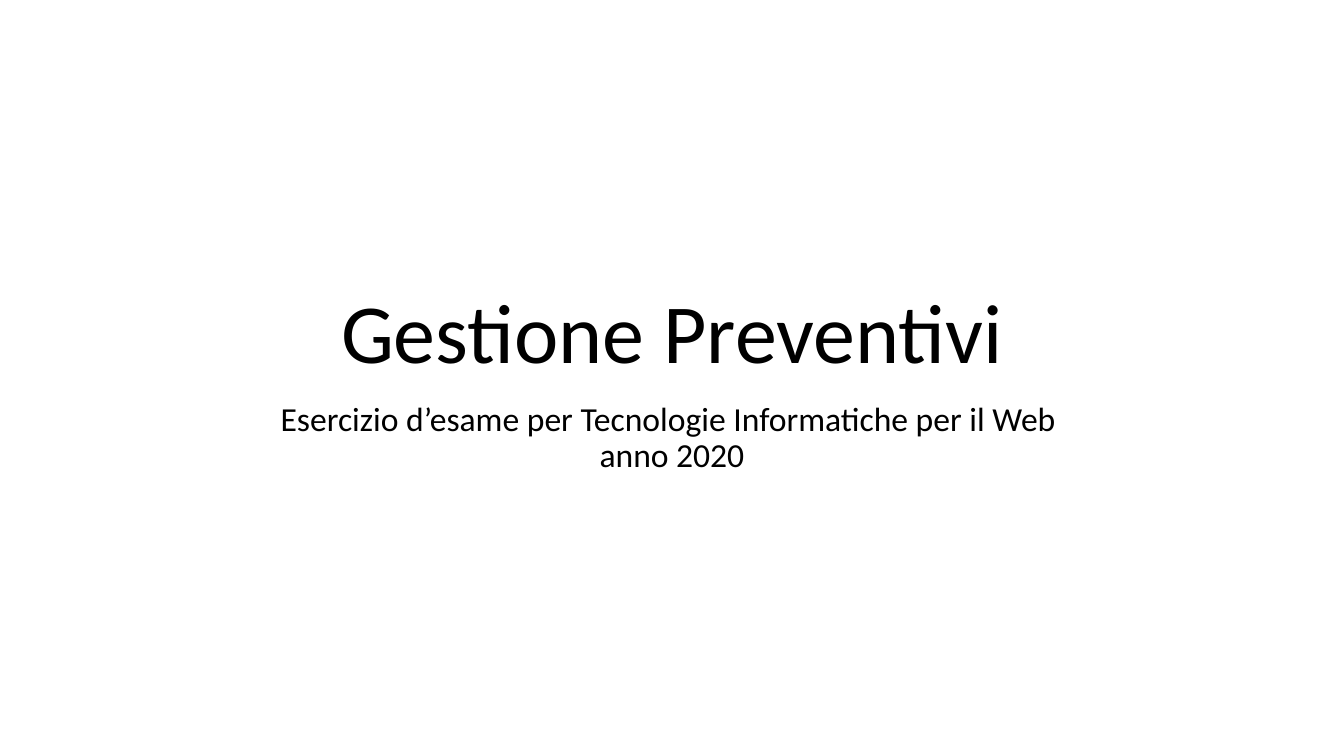
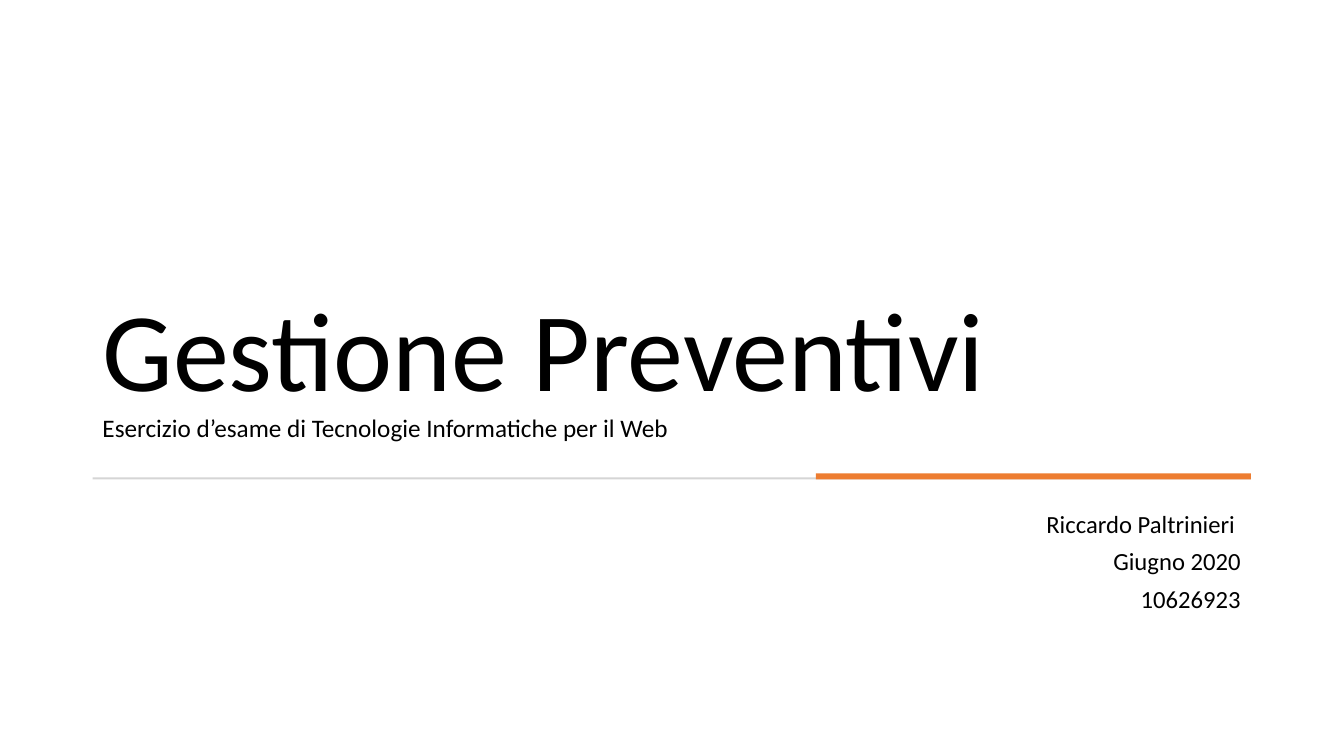
Before and after one commit to riccardopaltrinieri/Quotations-Web-App, a slide deck: slide 1 of Gestione Preventivi.pptx. Drawn at 1344x756 pixels with LibreOffice and Linux fonts; fonts in the diff are those of the drawing. Boxes give left, top, right and bottom in pixels: in the first picture for what was removed or moved away, otherwise in the second. Text is boxed around its words. In the diff, an @@ line names an element or a change of style, - is before the commit and + after.

```diff
--- a/Gestione Preventivi.pptx
+++ b/Gestione Preventivi.pptx
@@ title at box(102, 313, 984, 442): text changed; size 60 to 18 pt @@
-Gestione Preventivi
+Gestione Preventivi
+Esercizio d’esame di Tecnologie Informatiche per il Web
@@ rectangle added at box(93, 478, 1251, 480), fill #D5D5D5 @@
@@ rectangle added at box(816, 474, 1251, 480), fill #ED7D31 @@
@@ subtitle at box(1046, 516, 1241, 608): text changed; size 24 to 17.6 pt @@
-Esercizio d’esame per Tecnologie Informatiche per il Web
-anno 2020
+Riccardo Paltrinieri
+Giugno 2020
+10626923
```
Also in this commit, not shown: 3 other slides changed, 8 slides added, 16 other files.
